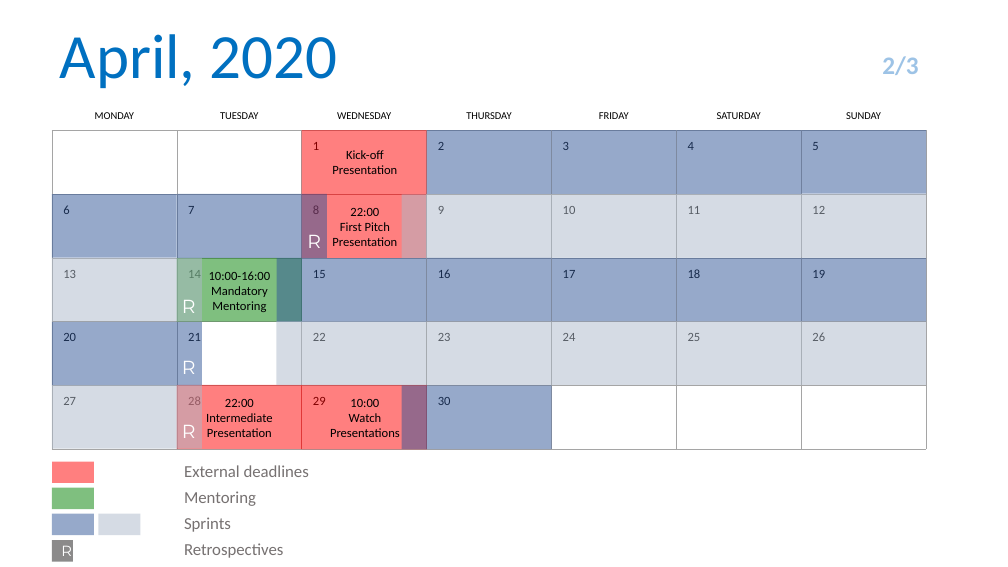
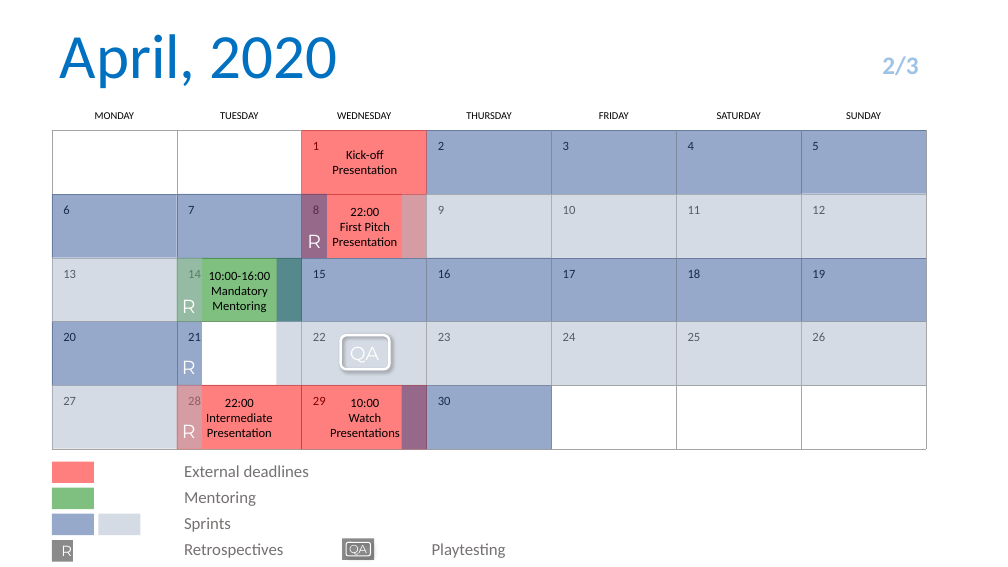
Before and after one commit to DR-DRU/BA4_Experimental_Games, a slide deck: slide 2 of Organization/Project Plan/Project Plan.pptx. Drawn at 1008x567 pixels with LibreOffice and Linux fonts; fonts in the diff are those of the drawing. Boxes give left, top, right and bottom in pixels: in the first picture for what was removed or moved away, otherwise in the second. Text is boxed around its words. In the diff, an @@ line names an element or a change of style, - is before the commit and + after.

```diff
--- a/Organization/Project Plan/Project Plan.pptx
+++ b/Organization/Project Plan/Project Plan.pptx
@@ rounded rectangle added at (x1=341, y1=335, x2=389, y2=369), outline #FFFFFF 2.25 pt @@
@@ text added at (x1=350, y1=347, x2=379, y2=360), 18 pt, text #FFFFFF @@
+QA
@@ group added at (x1=342, y1=538, x2=506, y2=560): 2 texts, 1 rectangle, 1 rounded rectangle @@
+QA
+Playtesting
```
Also in this commit, not shown: 1 other slide changed, 3 other files.
